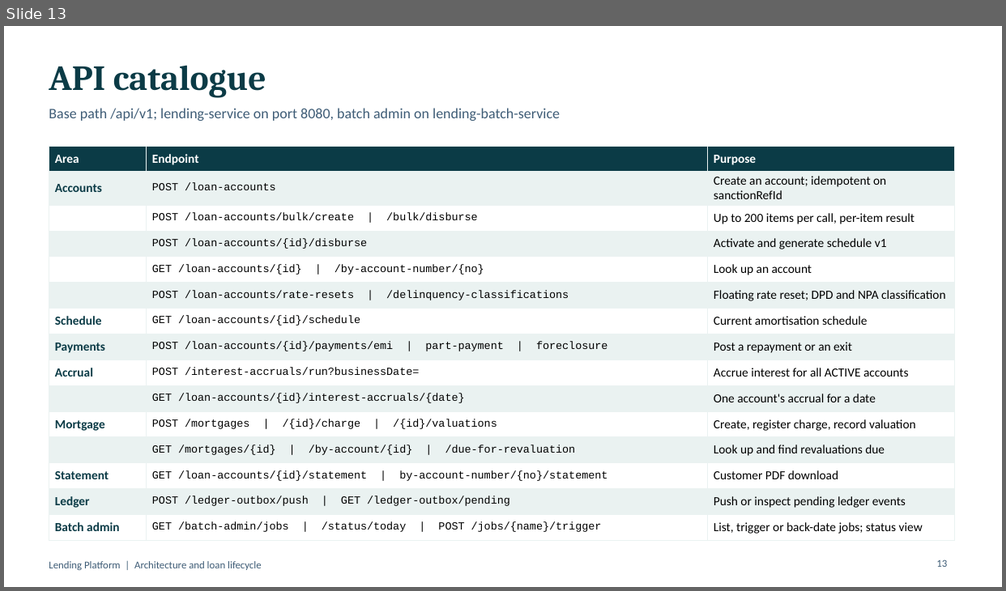
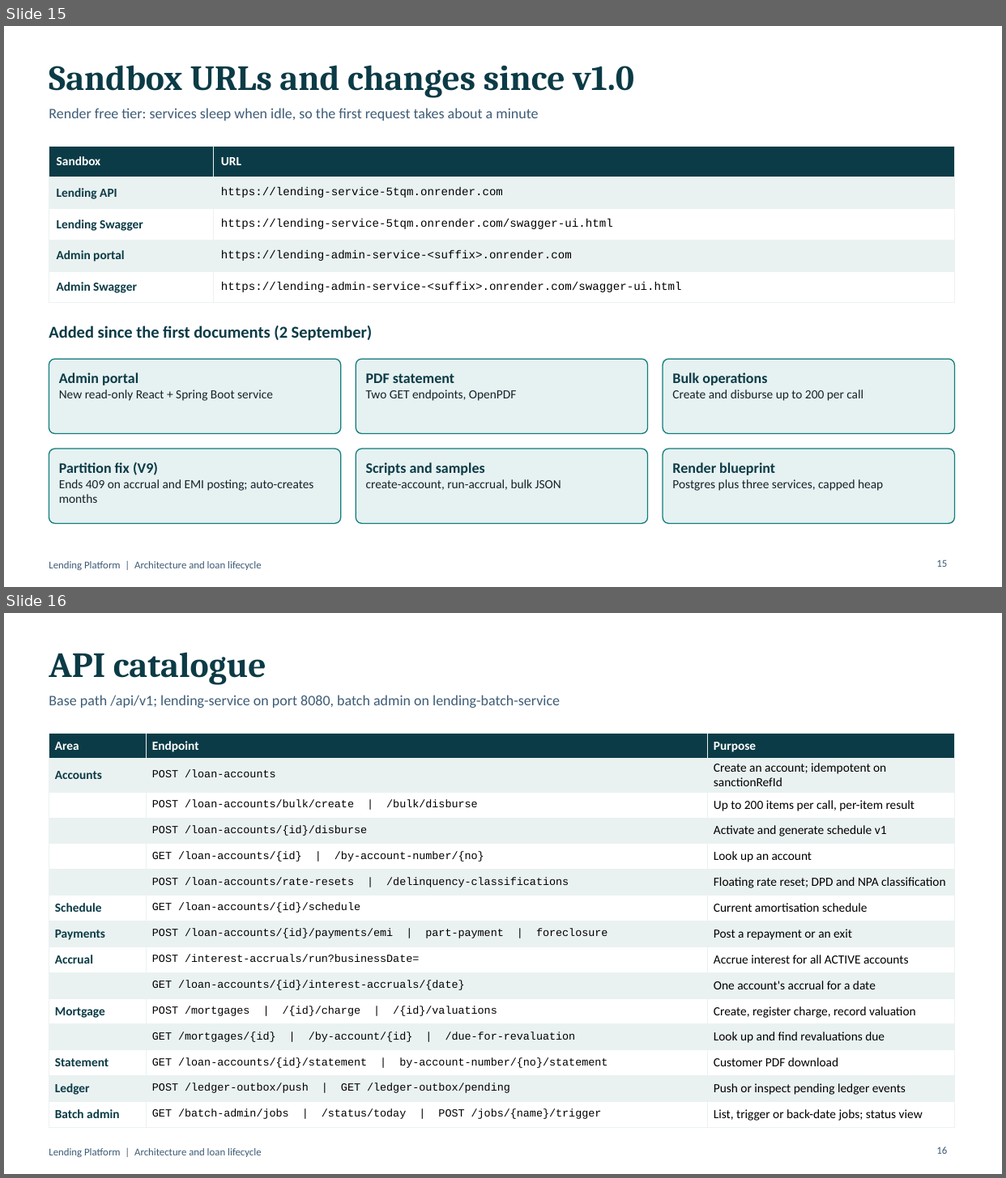
Before and after one commit to kiran199-code/lending, a slide deck: docs/Lending-Platform-Architecture.pptx. Shown one above the other, each under a label of ours: slide 13 before the commit, slides 15 and 16 after it. The pictures are 1006x591 and 1006x1178 pixels, drawn with LibreOffice and Linux fonts; fonts in the diff are those of the drawing. Boxes give left, top, right and bottom in pixels: in the first picture for what was removed or moved away, otherwise in the second. Text is boxed around its words. In the diff, an @@ line names an element or a change of style, - is before the commit and + after.

```diff
--- a/docs/Lending-Platform-Architecture.pptx
+++ b/docs/Lending-Platform-Architecture.pptx
@@ slide 15 added at [4,26,1002,587], background #FFFFFF; not listed: 1 template element that a slide beside it also shows @@
@@ title added at [49,65,634,98], 34 pt, text #0B3B46, bold @@
+Sandbox URLs and changes since v1.0
@@ text added at [49,108,538,121], 14 pt, text #3E5C76 @@
+Render free tier: services sleep when idle, so the first request takes about a minute
@@ table added at [49,146,955,297], 5 rows, 2 columns @@
+Sandbox | URL
+Lending API | https://lending-service-5tqm.onrender.com
+Lending Swagger | https://lending-service-5tqm.onrender.com/swagger-ui.html
+Admin portal | https://lending-admin-service-<suffix>.onrender.com
+Admin Swagger | https://lending-admin-service-<suffix>.onrender.com/swagger-ui.html
@@ text added at [49,326,373,341], 16 pt, text #0B3B46, bold @@
+Added since the first documents (2 September)
@@ rounded rectangle added at [49,359,341,434], fill #0E7C7B at 10% opacity, outline #0E7C7B 1 pt, 12 pt, text #14232B @@
+Admin portal
+New read-only React + Spring Boot service
@@ rounded rectangle added at [356,359,648,434], fill #0E7C7B at 10% opacity, outline #0E7C7B 1 pt, 12 pt, text #14232B @@
+PDF statement
+Two GET endpoints, OpenPDF
@@ rounded rectangle added at [663,359,955,434], fill #0E7C7B at 10% opacity, outline #0E7C7B 1 pt, 12 pt, text #14232B @@
+Bulk operations
+Create and disburse up to 200 per call
@@ rounded rectangle added at [49,449,341,524], fill #0E7C7B at 10% opacity, outline #0E7C7B 1 pt, 12 pt, text #14232B @@
+Partition fix (V9)
+Ends 409 on accrual and EMI posting; auto-creates months
@@ rounded rectangle added at [356,449,648,524], fill #0E7C7B at 10% opacity, outline #0E7C7B 1 pt, 12 pt, text #14232B @@
+Scripts and samples
+create-account, run-accrual, bulk JSON
@@ rounded rectangle added at [663,449,955,524], fill #0E7C7B at 10% opacity, outline #0E7C7B 1 pt, 12 pt, text #14232B @@
+Render blueprint
+Postgres plus three services, capped heap
@@ page number added at [936,560,947,567], 10 pt, text #3E5C76 @@
+15
@@ what was slide 13 is now slide 16 @@
@@ page number at [936,1147,947,1154]: text changed @@
-13
+16
```
Also in this commit, not shown: 2 slides changed, 2 other slides added, 5 other files.
